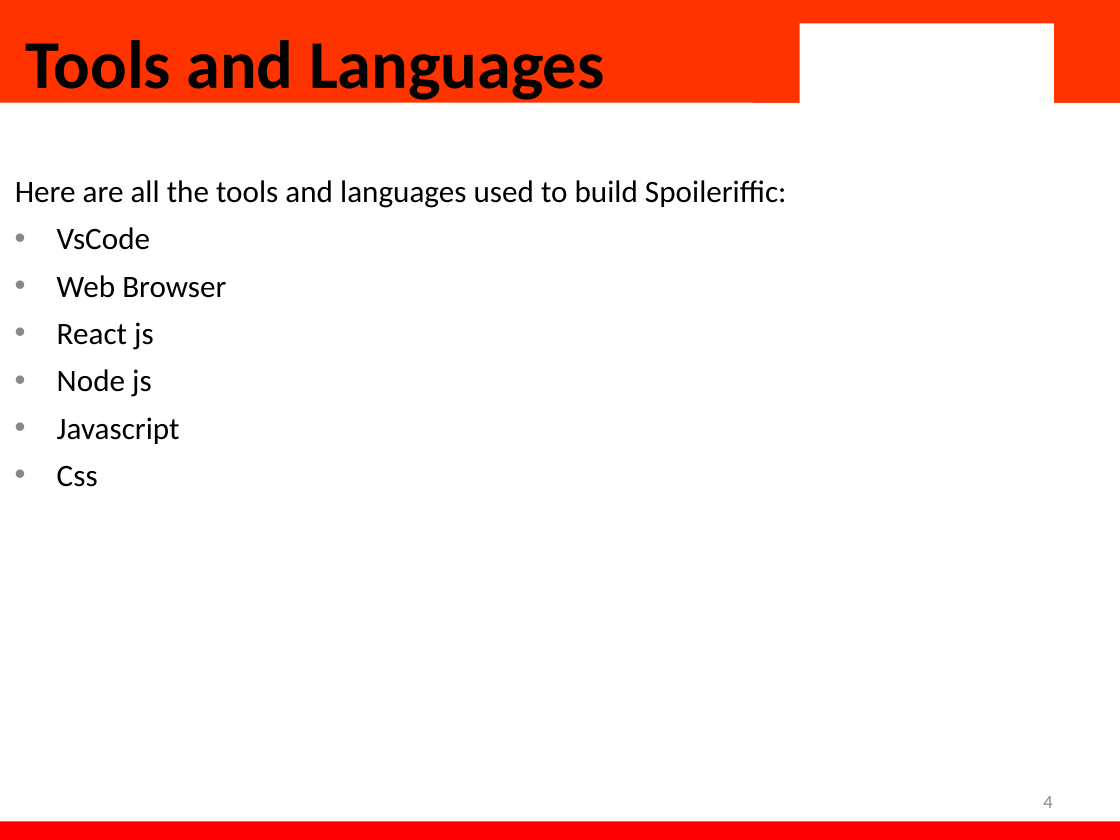
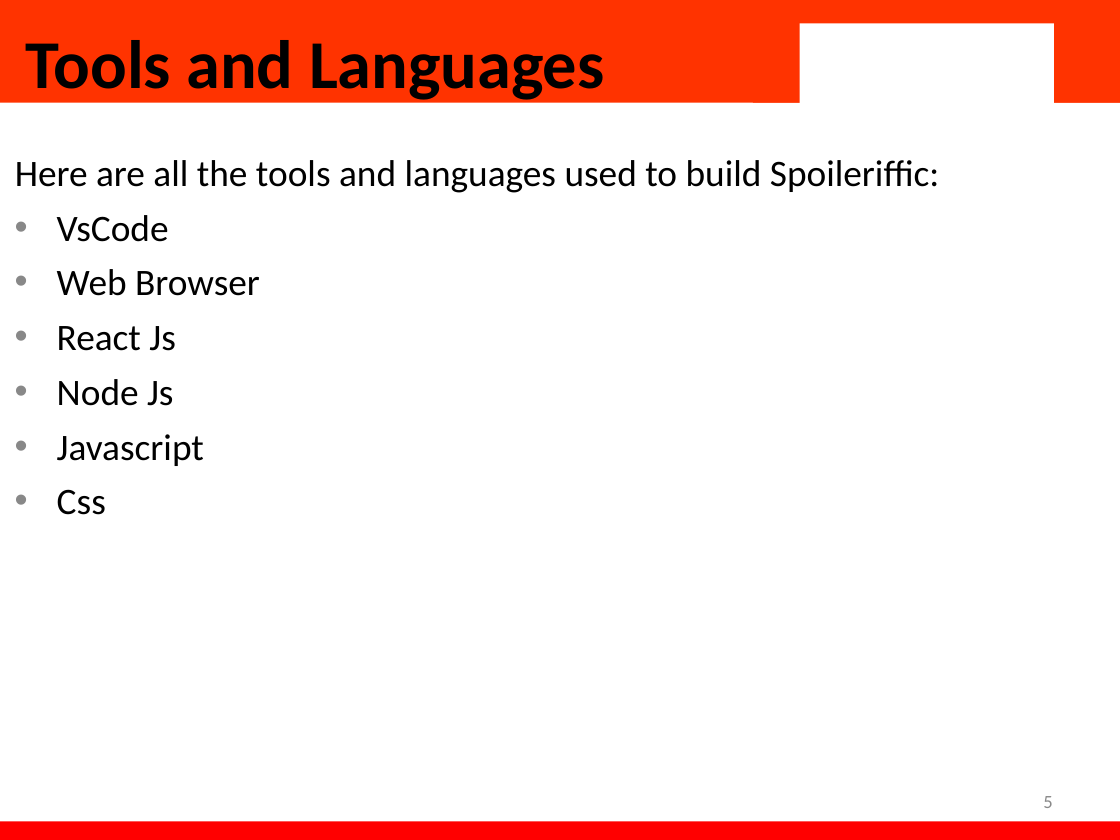
Before and after one commit to JayArindam/yummybites, a slide deck: slide 5 of YummyBite.pptx (slide 4 before the commit). Drawn at 1120x840 pixels with LibreOffice and Linux fonts; fonts in the diff are those of the drawing; background and template pictures are left out. Boxes give left, top, right and bottom in pixels: in the first picture for what was removed or moved away, otherwise in the second. Text is boxed around its words. In the diff, an @@ line names an element or a change of style, - is before the commit and + after.

```diff
--- a/YummyBite.pptx
+++ b/YummyBite.pptx
@@ subtitle at [15,160,940,515]: size 20 to 24 pt in "Here are all the tools and languages ...", "VsCode", "Web Browser", "Javascript" and 1 more places @@
@@ subtitle at [57,326,175,406]: text changed; size 20 to 24 pt @@
-• React js
-• Node js
+• React Js
+• Node Js
@@ page number at [1043,796,1052,808]: text changed @@
-4
+5
```
Also in this commit, not shown: 5 other slides changed, 6 slides added, 1 slide removed.
